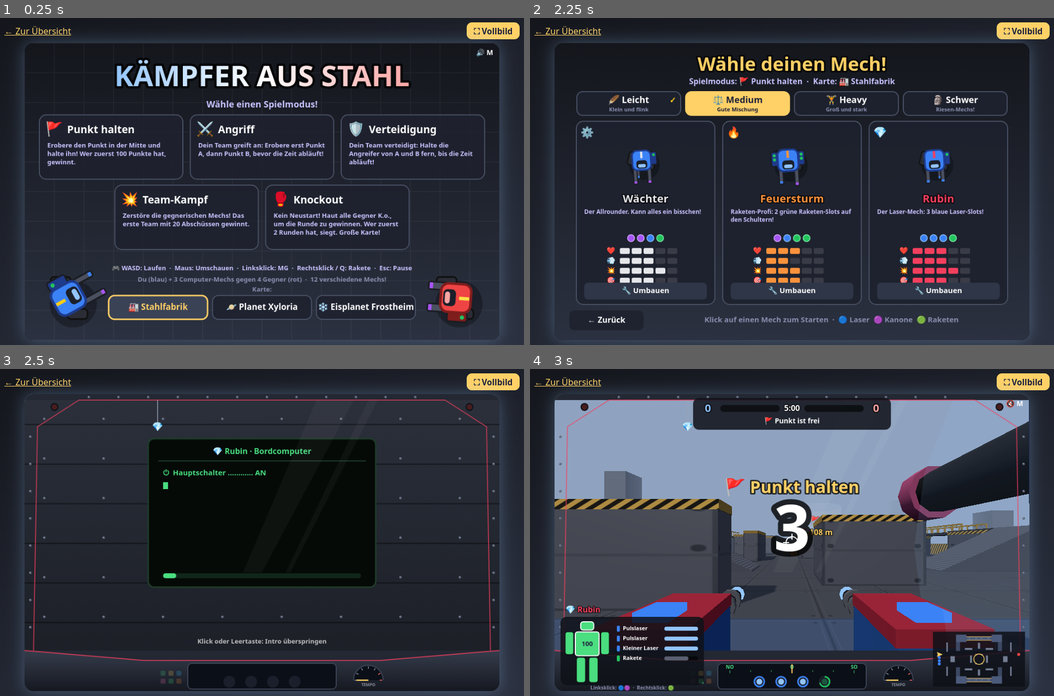
Above: before the commit, frames 1-4 (two rows, left to right).
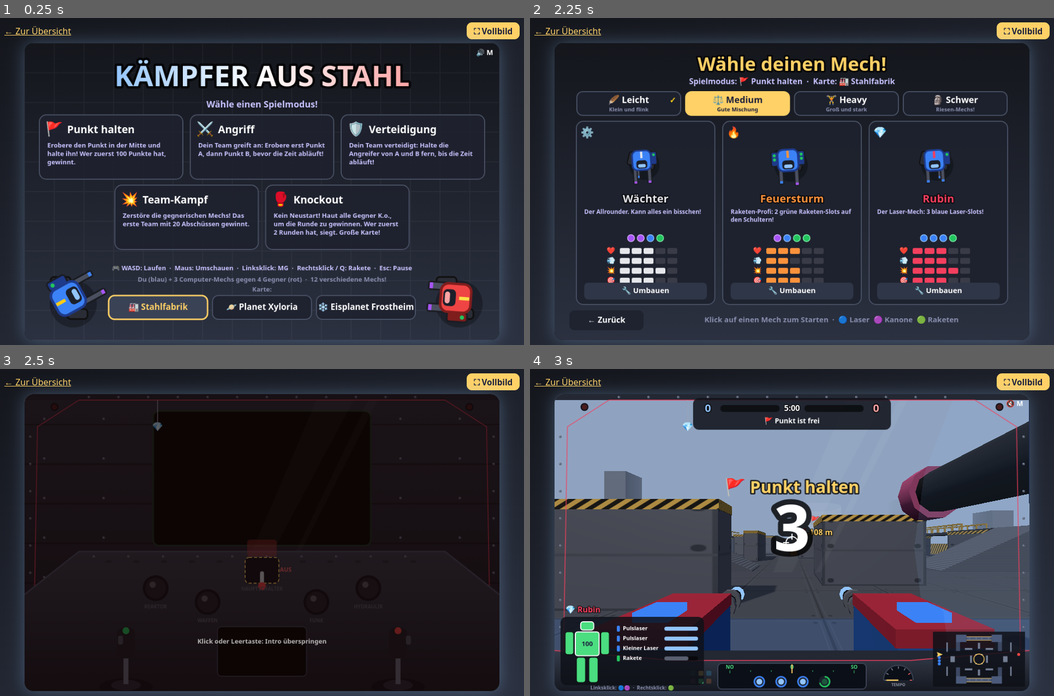
Above: after the commit, the same moments.

Repository: daBONDi/saibot-gamedev
Game: browser game, page spiele/kaempfer/index.html
Two runs of this game, one before a commit and one after it. Both use one fixed random seed, a clock stepped at 60 frames per second and the inputs below.
Inputs (mouse positions are in pixels of both pictures, inside the frame that each line leads up to):
- Up to frame 1 (0.25 s): no input
- Up to frame 2 (2.25 s): click (792, 191) at 0.27 s; click (792, 220) at 1.07 s; tap one key every 0.2 s from 1.17 s: C R A N E Enter; click (697, 161) at 1.67 s; click "⚖️ Medium" at 1.77 s
- Up to frame 3 (2.5 s): press the mouse at (356, 496) at 2.27 s; tap M at 2.37 s; release the mouse at (262, 483) at 2.4 s
- Up to frame 4 (3 s): tap O at 2.57 s; tap I at 2.77 s; click (865, 601) at 2.87 s; tap S at 2.97 s

Frames 1-2 are identical in both runs. In frame 3, 43% of the frame differs, in the area x 4-96%, y 7-99%; in frame 4, nothing differs.

Commit message:
Auto-Save 2026-11-20 19:02

Diff:
--- a/spiele/kaempfer/index.html
+++ b/spiele/kaempfer/index.html
@@ -93,6 +93,6 @@
     addEventListener('unhandledrejection', e => zeigeFehler(String(e.reason && e.reason.stack || e.reason).split('\n').slice(0, 2).join(' ')));
   </script>
   <!-- ?v=... ändern, damit der Browser sicher die neue Version lädt -->
-  <script type="module" src="spiel.js?v=10"></script>
+  <script type="module" src="spiel.js?v=11"></script>
 </body>
 </html>
--- a/spiele/kaempfer/spiel.js
+++ b/spiele/kaempfer/spiel.js
@@ -2734,27 +2734,205 @@
 // ===== 🎬 Das Intro: Mech hochfahren und Abwurf aus dem Raumschiff =====
 // =====================================================================
 // Ablauf (in Sekunden):
-//   0   bis 3.8   Der Pilot fährt den Mech hoch (der Sichtschutz vor dem Fenster ist noch zu)
-//   3.8 bis 4.6   Der Sichtschutz geht auf – du hängst unter einem Raumschiff hoch in der Luft!
-//   4.6 bis 8.6   Das Raumschiff fliegt runter
-//   8.6           RUMMS! Gelandet. Kurz danach gehen die Klammern auf
-//   9.3 bis 12    Das Raumschiff fliegt weg
+//   0   bis 6.6   Der Pilot fährt den Mech hoch: Hauptschalter, Knöpfe drücken, Steuerknüppel testen
+//   6.6 bis 7.4   Der Sichtschutz geht auf – du hängst unter einem Raumschiff hoch in der Luft!
+//   7.4 bis 11.4  Das Raumschiff fliegt runter
+//   11.4          RUMMS! Gelandet. Kurz danach gehen die Klammern auf
+//   12.1 bis 14.8 Das Raumschiff fliegt weg
 // Mit Klick oder Leertaste kann man das Intro überspringen.
-const INTRO = { hochfahren: 3.8, aufgehen: 4.6, landen: 8.6, loslassen: 9.3, ende: 12 };
+const INTRO = { hochfahren: 6.6, aufgehen: 7.4, landen: 11.4, loslassen: 12.1, ende: 14.8 };
 const ABWURF_HOEHE = 650;
 let intro = null;
 
-function bootZeilen(typ) {   // Was der Bordcomputer beim Hochfahren anzeigt
+// ===== Das Steuerpult: Knöpfe, die der Pilot drückt (hand: -1 = linke Hand, 1 = rechte Hand) =====
+const PILOT_KNOEPFE = [
+  { id: 'strom',     name: 'HAUPTSCHALTER', x: 480, y: 356, farbe: '#ef4444', hand: 1,  zeit: 0.7, hebel: true },
+  { id: 'reaktor',   name: 'REAKTOR',       x: 265, y: 392, farbe: '#facc15', hand: -1, zeit: 1.4 },
+  { id: 'hydraulik', name: 'HYDRAULIK',     x: 695, y: 392, farbe: '#38bdf8', hand: 1,  zeit: 2.0 },
+  { id: 'waffen',    name: 'WAFFEN',        x: 370, y: 420, farbe: '#a855f7', hand: -1, zeit: 2.6 },
+  { id: 'funk',      name: 'FUNK',          x: 590, y: 420, farbe: '#4ade80', hand: 1,  zeit: 3.2 },
+];
+// Der Steuerungstest: Wann macht der Pilot was mit den Steuerknüppeln?
+const STEUER_TEST = { greifen: 3.7, beine: [3.9, 4.5], drehen: [4.5, 5.1], abzug: [5.25, 5.45], daumen: 5.75 };
+const strombei = t => t < 0.7 ? 0 : Math.min(1, (t - 0.7) / 2.6);   // Wie viel Strom hat das Cockpit schon?
+
+function bootAblauf(typ) {   // Was der Bordcomputer beim Hochfahren anzeigt (und wann)
   return [
-    '⏻  Hauptschalter ............ AN',
-    '⚡  Reaktor startet .......... OK',
-    '🔧  Hydraulik ................ OK',
-    '🦿  Beine und Arme ........... OK',
-    `🎯  Waffen-Slots ${typ.slots.map(s => SLOT_ARTEN[s.art].punkt).join('')} ..... OK`,
-    '📡  Funk zum Team ............ OK',
-    '🛡️  Panzerung ............... 100%',
-    `✅  ${typ.name.toUpperCase()} IST BEREIT!`,
+    { t: 0.7, text: '⏻  Hauptschalter ......... AN', ton: 'schalter' },
+    { t: 1.4, text: '⚡  Reaktor startet ....... OK', ton: 'knopf' },
+    { t: 2.0, text: '🔧  Hydraulik ............. OK', ton: 'knopf' },
+    { t: 2.6, text: `🎯  Waffen-Slots ${typ.slots.map(s => SLOT_ARTEN[s.art].punkt).join('')} ... OK`, ton: 'knopf' },
+    { t: 3.2, text: '📡  Funk zum Team ......... OK', ton: 'knopf' },
+    { t: 3.7, text: '🕹️  Steuerungstest ...', ton: 'piep' },
+    { t: 4.5, text: '      🦿 Beine ............ ✓', ton: 'piep' },
+    { t: 5.1, text: '      🔄 Drehen ........... ✓', ton: 'piep' },
+    { t: 5.5, text: '      🔫 Abzug ............ ✓', ton: 'piep' },
+    { t: 5.9, text: '      🚀 Raketen .......... ✓', ton: 'piep' },
+    { t: 6.2, text: `✅  ${typ.name.toUpperCase()} IST BEREIT!`, ton: 'bereit' },
   ];
+}
+
+// Wo ist der Steuerknüppel gerade? (seite: -1 = links, 1 = rechts)
+function knueppel(seite, t) {
+  const bx = seite < 0 ? 205 : W - 205;
+  let dx = 0, dy = 0;
+  const [b0, b1] = STEUER_TEST.beine, [d0, d1] = STEUER_TEST.drehen;
+  if (seite < 0 && t > b0 && t < b1) dy = -Math.sin((t - b0) / (b1 - b0) * Math.PI * 2) * 30;   // Links: vor und zurück
+  if (seite > 0 && t > d0 && t < d1) dx = Math.sin((t - d0) / (d1 - d0) * Math.PI * 2) * 30;    // Rechts: links und rechts
+  return { bx, by: 592, gx: bx + dx, gy: 478 + dy, dx, dy };
+}
+// Wo ist die Hand des Piloten gerade, und was macht sie?
+const glatt = k => k * k * (3 - 2 * k);   // Sanft losfahren und sanft ankommen
+function handBei(seite, t) {
+  const ruhe = { x: seite < 0 ? 150 : W - 150, y: H + 40, pose: 'offen' };
+  if (t >= STEUER_TEST.greifen) {   // Hand am Steuerknüppel
+    const k = knueppel(seite, t);
+    let pose = 'greifen';
+    if (seite > 0 && ((t > 5.25 && t < 5.33) || (t > 5.45 && t < 5.53))) pose = 'abzug';
+    if (seite < 0 && t > STEUER_TEST.daumen && t < STEUER_TEST.daumen + 0.25) pose = 'daumen';
+    return { x: k.gx, y: k.gy + 22, pose };
+  }
+  // Wegpunkte: Ruhe -> zum Knopf -> drücken -> zum nächsten Knopf ... -> zum Steuerknüppel
+  const punkte = [{ t: 0, ...ruhe }];
+  const meine = PILOT_KNOEPFE.filter(k => k.hand === seite);
+  punkte.push({ t: meine[0].zeit - 0.55, ...ruhe });
+  for (const k of meine) {
+    punkte.push({ t: k.zeit - 0.12, x: k.x, y: k.y - 6, pose: 'zeigen' });
+    punkte.push({ t: k.zeit, x: k.x, y: k.y + 3, pose: 'zeigen' });
+    punkte.push({ t: k.zeit + 0.15, x: k.x, y: k.y - 8, pose: 'zeigen' });
+  }
+  const k = knueppel(seite, STEUER_TEST.greifen);
+  punkte.push({ t: STEUER_TEST.greifen, x: k.gx, y: k.gy + 22, pose: 'greifen' });
+  for (let i = 0; i < punkte.length - 1; i++) {
+    const a = punkte[i], b = punkte[i + 1];
+    if (t >= a.t && t < b.t) {
+      const f = glatt((t - a.t) / Math.max(0.001, b.t - a.t));
+      return { x: a.x + (b.x - a.x) * f, y: a.y + (b.y - a.y) * f, pose: f > 0.5 ? b.pose : a.pose };
+    }
+  }
+  return punkte[punkte.length - 1];
+}
+
+// Eine Hand mit Handschuh und Ärmel vom Pilotenanzug
+function zeichneHand(x, y, seite, pose) {
+  const schulter = { x: seite < 0 ? 30 : W - 30, y: H + 170 };
+  const zeigt = pose === 'zeigen' || pose === 'offen';
+  const hand = { x: x + seite * 6, y: y + (zeigt ? 40 : 4) };   // Mitte der Handfläche
+  // Ärmel (orange Pilotenanzug mit Streifen)
+  ctx.lineCap = 'round';
+  ctx.strokeStyle = '#9a3412'; ctx.lineWidth = 58;
+  ctx.beginPath(); ctx.moveTo(schulter.x, schulter.y); ctx.lineTo(hand.x + seite * 8, hand.y + 30); ctx.stroke();
+  ctx.strokeStyle = '#ea580c'; ctx.lineWidth = 48;
+  ctx.beginPath(); ctx.moveTo(schulter.x, schulter.y); ctx.lineTo(hand.x + seite * 8, hand.y + 30); ctx.stroke();
+  ctx.strokeStyle = '#fde68a'; ctx.lineWidth = 6;
+  ctx.beginPath(); ctx.moveTo(schulter.x - seite * 10, schulter.y); ctx.lineTo(hand.x + seite * 2, hand.y + 32); ctx.stroke();
+  ctx.lineCap = 'butt';
+  // Bündchen am Handgelenk
+  ctx.fillStyle = '#d1d5db'; ctx.beginPath(); ctx.ellipse(hand.x + seite * 6, hand.y + 24, 25, 11, 0, 0, Math.PI * 2); ctx.fill();
+  // Handschuh
+  const handschuh = '#2a2c33', licht = '#4b505d';
+  ctx.fillStyle = handschuh; ctx.strokeStyle = '#111318'; ctx.lineWidth = 2;
+  if (pose === 'zeigen') {
+    ctx.beginPath(); ctx.ellipse(hand.x, hand.y, 21, 19, 0, 0, Math.PI * 2); ctx.fill(); ctx.stroke();
+    rr(x - 6, y, 12, hand.y - y, 6); ctx.fill(); ctx.stroke();                    // Zeigefinger
+    for (let i = 0; i < 3; i++) { kreis(hand.x + seite * (4 + i * 8), hand.y - 14, 6.5); ctx.fill(); ctx.stroke(); }   // eingerollte Finger
+    ctx.beginPath(); ctx.ellipse(hand.x - seite * 20, hand.y + 2, 8, 13, seite * 0.5, 0, Math.PI * 2); ctx.fill(); ctx.stroke();   // Daumen
+    ctx.fillStyle = licht; kreis(x, y + 4, 3); ctx.fill();
+  } else if (pose === 'offen') {
+    ctx.beginPath(); ctx.ellipse(hand.x, hand.y, 22, 19, 0, 0, Math.PI * 2); ctx.fill(); ctx.stroke();
+    for (let i = 0; i < 4; i++) { rr(hand.x - 17 + i * 10, hand.y - 38, 9, 28, 4.5); ctx.fill(); ctx.stroke(); }
+    ctx.beginPath(); ctx.ellipse(hand.x - seite * 22, hand.y, 8, 13, seite * 0.6, 0, Math.PI * 2); ctx.fill(); ctx.stroke();
+  } else {   // Faust am Steuerknüppel: greifen, abzug (Zeigefinger zieht), daumen (Daumen drückt oben)
+    ctx.beginPath(); ctx.ellipse(x, y, 25, 21, 0, 0, Math.PI * 2); ctx.fill(); ctx.stroke();
+    for (let i = 0; i < 4; i++) { kreis(x - 15 + i * 10, y - 15, 6.5); ctx.fill(); ctx.stroke(); }   // Knöchel
+    ctx.fillStyle = licht;
+    for (let i = 0; i < 4; i++) { kreis(x - 16 + i * 10, y - 17, 2); ctx.fill(); }
+    // Daumen oben auf dem Knüppel
+    ctx.fillStyle = handschuh;
+    const daumenY = pose === 'daumen' ? y - 30 : y - 24;
+    ctx.beginPath(); ctx.ellipse(x - seite * 8, daumenY, 8, 11, -seite * 0.5, 0, Math.PI * 2); ctx.fill(); ctx.stroke();
+    if (pose === 'abzug') {   // Zeigefinger zieht den Abzug: Blitz!
+      ctx.fillStyle = '#ffd166'; ctx.globalAlpha = 0.8; kreis(x + seite * 30, y + 4, 9); ctx.fill(); ctx.globalAlpha = 1;
+    }
+  }
+}
+
+// Das Steuerpult mit den Knöpfen, den Steuerknüppeln und den Händen des Piloten
+function zeichneSteuerpult(t, typ) {
+  const strom = strombei(t);
+  // Pult
+  const g = ctx.createLinearGradient(0, 315, 0, H);
+  g.addColorStop(0, '#3a404e'); g.addColorStop(1, '#1a1d24');
+  ctx.fillStyle = g;
+  ctx.beginPath();
+  ctx.moveTo(0, H + 400); ctx.lineTo(0, 405); ctx.lineTo(110, 318); ctx.lineTo(W - 110, 318); ctx.lineTo(W, 405); ctx.lineTo(W, H + 400);
+  ctx.closePath(); ctx.fill();
+  ctx.strokeStyle = strom > 0 ? typ.akzent : '#4a5266'; ctx.lineWidth = 3;
+  ctx.beginPath(); ctx.moveTo(0, 405); ctx.lineTo(110, 318); ctx.lineTo(W - 110, 318); ctx.lineTo(W, 405); ctx.stroke();
+  for (let x = 140; x < W - 130; x += 70) niete(x, 328);
+  // Kleine Lämpchen oben am Pult gehen nacheinander an
+  for (let i = 0; i < 12; i++) {
+    const x = 170 + i * 56, an = strom > i / 12;
+    ctx.fillStyle = an ? ['#4ade80', '#ffd166', '#38bdf8'][i % 3] : '#2a2f3a';
+    rr(x - 6, 336, 12, 5, 2); ctx.fill();
+  }
+  // Die Knöpfe
+  for (const k of PILOT_KNOEPFE) {
+    const an = t >= k.zeit, gedrueckt = t >= k.zeit && t < k.zeit + 0.15;
+    if (k.hebel) {   // Hauptschalter: Kippschalter unter einer roten Schutzklappe
+      ctx.fillStyle = '#111318'; rr(k.x - 34, k.y - 26, 68, 52, 8); ctx.fill();
+      ctx.strokeStyle = '#ffd166'; ctx.lineWidth = 2; ctx.setLineDash([6, 4]); ctx.stroke(); ctx.setLineDash([]);
+      const hoch = an ? 1 : t > k.zeit - 0.1 ? 0.5 : 0;
+      ctx.strokeStyle = '#d1d5db'; ctx.lineWidth = 8; ctx.lineCap = 'round';
+      ctx.beginPath(); ctx.moveTo(k.x, k.y + 6); ctx.lineTo(k.x, k.y + 6 - 26 * (hoch * 2 - 1)); ctx.stroke(); ctx.lineCap = 'butt';
+      ctx.fillStyle = k.farbe; kreis(k.x, k.y + 6 - 26 * (hoch * 2 - 1), 8); ctx.fill();
+      // Die Schutzklappe ist aufgeklappt (rot, durchsichtig)
+      ctx.fillStyle = 'rgba(239,68,68,0.35)'; rr(k.x - 30, k.y - 62, 60, 34, 6); ctx.fill();
+      text(an ? 'AN' : 'AUS', k.x + 48, k.y, 12, an ? '#4ade80' : '#ff6b6b', 'center', false);
+    } else {
+      const r = gedrueckt ? 18 : 21;
+      if (an) { ctx.fillStyle = k.farbe; ctx.globalAlpha = 0.3; kreis(k.x, k.y, 34); ctx.fill(); ctx.globalAlpha = 1; }   // Leuchten
+      ctx.fillStyle = '#111318'; kreis(k.x, k.y, 26); ctx.fill();
+      ctx.fillStyle = an ? k.farbe : strom > 0 ? '#3a3f4c' : '#22252d'; kreis(k.x, k.y, r); ctx.fill();
+      ctx.fillStyle = 'rgba(255,255,255,0.25)'; kreis(k.x - 6, k.y - 7, r * 0.3); ctx.fill();
+    }
+    text(k.name, k.x, k.y + 38, 10, strom > 0 ? '#c9c3ff' : '#5a6070', 'center', false);
+  }
+  // Kleiner Test-Bildschirm in der Mitte: Der Punkt zeigt, wohin die Steuerknüppel drücken
+  const sx = W / 2, sy = 520;
+  ctx.fillStyle = '#050a07'; rr(sx - 90, sy - 50, 180, 100, 8); ctx.fill();
+  ctx.strokeStyle = '#3d4558'; ctx.lineWidth = 2; ctx.stroke();
+  if (strom > 0.6) {
+    ctx.strokeStyle = '#1f3d2a'; ctx.lineWidth = 1;
+    ctx.beginPath(); ctx.moveTo(sx - 80, sy); ctx.lineTo(sx + 80, sy); ctx.moveTo(sx, sy - 42); ctx.lineTo(sx, sy + 42); ctx.stroke();
+    const l = knueppel(-1, t), r = knueppel(1, t);
+    ctx.fillStyle = '#4ade80'; kreis(sx + r.dx * 2, sy + l.dy * 1.2, 6); ctx.fill();
+    text(t > STEUER_TEST.greifen ? 'STEUERUNGSTEST' : 'BEREIT FÜR TEST', sx, sy - 38, 9, '#4ade80', 'center', false);
+    if (t > STEUER_TEST.abzug[0] && t < STEUER_TEST.abzug[1] + 0.1) text('🔫 PENG!', sx, sy + 34, 11, '#ffd166', 'center', false);
+    if (t > STEUER_TEST.daumen && t < STEUER_TEST.daumen + 0.35) text('🚀 WUSCH!', sx, sy + 34, 11, '#4ade80', 'center', false);
+  }
+  // Die zwei Steuerknüppel
+  for (const seite of [-1, 1]) {
+    const k = knueppel(seite, t);
+    ctx.fillStyle = '#111318'; ctx.beginPath(); ctx.ellipse(k.bx, k.by, 54, 18, 0, 0, Math.PI * 2); ctx.fill();
+    ctx.fillStyle = '#2a2d36'; ctx.beginPath(); ctx.ellipse(k.bx, k.by - 4, 30, 11, 0, 0, Math.PI * 2); ctx.fill();   // Gummi-Manschette
+    ctx.strokeStyle = '#6b7280'; ctx.lineWidth = 10;
+    ctx.beginPath(); ctx.moveTo(k.bx, k.by - 6); ctx.lineTo(k.gx, k.gy + 40); ctx.stroke();
+    ctx.fillStyle = '#1f2229'; rr(k.gx - 18, k.gy - 6, 36, 62, 12); ctx.fill();          // Griff
+    ctx.fillStyle = seite < 0 ? SLOT_ARTEN.rakete.farbe : '#ef4444'; kreis(k.gx, k.gy, 7); ctx.fill();   // Knopf oben
+    ctx.fillStyle = '#4b505d'; rr(k.gx + seite * 16, k.gy + 10, 10, 18, 4); ctx.fill();   // Abzug
+  }
+  // Die Hände des Piloten
+  for (const seite of [-1, 1]) {
+    const h = handBei(seite, t);
+    zeichneHand(h.x, h.y, seite, h.pose);
+  }
+  // Am Anfang ist es dunkel (nur ein rotes Notlicht)
+  const dunkel = t < 0.7 ? 0.6 : Math.max(0, 0.6 - (t - 0.7) * 1.5);
+  if (dunkel > 0) {
+    ctx.fillStyle = `rgba(0,0,0,${dunkel})`; ctx.fillRect(0, 0, W, H);
+    ctx.fillStyle = `rgba(255,40,40,${dunkel * 0.15 * (1 + Math.sin(zeit * 4))})`; ctx.fillRect(0, 0, W, H);
+  }
 }
 
 // Das Raumschiff (vorne ist +x, wie beim Mech). Unten hängen zwei Klammern, die den Mech festhalten.
@@ -2812,7 +2990,7 @@
 }
 
 function introStarten() {
-  intro = { t: 0, zeile: -1, schiffe: [], gelandet: false, losgelassen: false, rumpel: 0, zeilen: bootZeilen(spieler.typ) };
+  intro = { t: 0, zeile: -1, schiffe: [], gelandet: false, losgelassen: false, rumpel: 0, zeilen: bootAblauf(spieler.typ) };
   for (const m of mechs) {
     const s = baueLandeschiff(m);
     szene.add(s.gruppe);
@@ -2851,15 +3029,22 @@
   const t0 = intro.t;
   intro.t += dt;
   const t = intro.t;
-  // Hochfahren: eine Zeile nach der anderen
-  const zeile = Math.min(intro.zeilen.length - 1, Math.floor(t / (INTRO.hochfahren - 0.3) * intro.zeilen.length));
-  if (zeile !== intro.zeile && t < INTRO.hochfahren) {
-    intro.zeile = zeile;
-    if (zeile === 0) ton(80, 0, 1.2, 'sawtooth', 0.06, 500);   // Wuuuuummm – der Reaktor läuft an
-    else if (zeile === intro.zeilen.length - 1) { ton(660, 0, 0.12, 'square', 0.07); ton(990, 0.13, 0.25, 'square', 0.07); }
-    else ton(880 + zeile * 60, 0, 0.06, 'square', 0.05);
-  }
-  if (t0 < INTRO.hochfahren && t >= INTRO.hochfahren) { rauschen(0, 0.8, 0.08, 1200); ton(200, 0, 0.8, 'sawtooth', 0.04, 90); }   // Sichtschutz fährt hoch
+  // Hochfahren: Was passiert gerade? (Knöpfe, Steuerknüppel, Bordcomputer)
+  const passiert = z => t0 < z && t >= z;
+  intro.zeile = intro.zeilen.filter(e => e.t <= t).length - 1;
+  for (const e of intro.zeilen) if (passiert(e.t)) {
+    if (e.ton === 'schalter') { ton(90, 0, 0.08, 'square', 0.15); ton(60, 0.05, 1.6, 'sawtooth', 0.05, 320); }   // Klack ... Wuuuuumm
+    else if (e.ton === 'knopf') ton(1300, 0, 0.05, 'square', 0.06);
+    else if (e.ton === 'bereit') { ton(660, 0, 0.12, 'square', 0.07); ton(990, 0.13, 0.25, 'square', 0.07); }
+    else ton(880, 0, 0.06, 'square', 0.04);
+  }
+  for (const k of PILOT_KNOEPFE) if (passiert(k.zeit - 0.02)) ton(180, 0, 0.04, 'square', 0.08);   // Klick!
+  if (passiert(STEUER_TEST.greifen)) ton(140, 0, 0.06, 'square', 0.05);
+  if (passiert(STEUER_TEST.beine[0])) { ton(240, 0, 0.6, 'sawtooth', 0.03, 420); wackeln = 2; }   // Servomotoren surren
+  if (passiert(STEUER_TEST.drehen[0])) { ton(300, 0, 0.6, 'sawtooth', 0.03, 520); wackeln = 2; }
+  if (passiert(STEUER_TEST.abzug[0]) || passiert(STEUER_TEST.abzug[1])) sound.mg(0.5);
+  if (passiert(STEUER_TEST.daumen)) ton(700, 0, 0.08, 'square', 0.06);
+  if (passiert(INTRO.hochfahren)) { rauschen(0, 0.8, 0.08, 1200); ton(200, 0, 0.8, 'sawtooth', 0.04, 90); }   // Sichtschutz fährt hoch
   // Triebwerke brummen
   intro.rumpel -= dt;
   if (intro.rumpel <= 0 && t > INTRO.hochfahren && t < INTRO.ende - 0.5) {
@@ -2927,24 +3112,34 @@
     }
     ctx.restore();
     // Der Bildschirm des Bordcomputers
-    const bx = W / 2 - 230, by = y0 + 90, bw = 460, bh = 300;
+    const bx = W / 2 - 220, by = y0 + 34, bw = 440, bh = 272;
     ctx.fillStyle = '#050a07'; rr(bx, by, bw, bh, 12); ctx.fill();
-    ctx.strokeStyle = '#1f3d2a'; ctx.lineWidth = 3; ctx.stroke();
-    text(`${typ.emoji} ${typ.name} · Bordcomputer`, W / 2, by + 26, 16, '#4ade80', 'center', false);
-    ctx.fillStyle = '#1f3d2a'; ctx.fillRect(bx + 20, by + 44, bw - 40, 2);
-    for (let i = 0; i <= Math.max(-1, intro.zeile); i++) {
-      const fertig = i === intro.zeilen.length - 1;
-      text(intro.zeilen[i], bx + 30, by + 70 + i * 26, 15, fertig ? '#ffd166' : '#4ade80', 'left', false);
-    }
-    if (Math.sin(t * 12) > 0 && intro.zeile < intro.zeilen.length - 1) {   // Blinkender Cursor
-      ctx.fillStyle = '#4ade80'; ctx.fillRect(bx + 30, by + 62 + (intro.zeile + 1) * 26, 10, 14);
-    }
-    const fortschritt = begrenzt(t / (INTRO.hochfahren - 0.3), 0, 1);
-    balken(bx + 30, by + bh - 28, bw - 60, 10, fortschritt, '#4ade80', '#10261a');
+    if (t < 0.7) { ctx.strokeStyle = '#1f3d2a'; ctx.lineWidth = 3; ctx.stroke(); }   // Ohne Strom bleibt der Bildschirm dunkel
+    else {
+      ctx.strokeStyle = '#1f3d2a'; ctx.lineWidth = 3; ctx.stroke();
+      text(`${typ.emoji} ${typ.name} · Bordcomputer`, W / 2, by + 26, 16, '#4ade80', 'center', false);
+      ctx.fillStyle = '#1f3d2a'; ctx.fillRect(bx + 20, by + 44, bw - 40, 2);
+      for (let i = 0; i <= Math.max(-1, intro.zeile); i++) {
+        const fertig = i === intro.zeilen.length - 1;
+        text(intro.zeilen[i].text, bx + 30, by + 56 + i * 18, 13, fertig ? '#ffd166' : '#4ade80', 'left', false);
+      }
+      if (Math.sin(t * 12) > 0 && intro.zeile < intro.zeilen.length - 1 && t > 0.7) {   // Blinkender Cursor
+        ctx.fillStyle = '#4ade80'; ctx.fillRect(bx + 30, by + 50 + (intro.zeile + 1) * 18, 9, 12);
+      }
+      const fortschritt = begrenzt(t / (INTRO.hochfahren - 0.3), 0, 1);
+      balken(bx + 30, by + bh - 20, bw - 60, 8, fortschritt, '#4ade80', '#10261a');
+    }
     if (t > INTRO.hochfahren) text('⚠️ SICHTSCHUTZ ÖFFNET', W / 2, y0 + H - 50, 18, '#ffd166');
   }
   // Das Cockpit drumherum (die Lämpchen gehen nach und nach an)
-  zeichneCockpit(begrenzt(t / (INTRO.hochfahren - 0.3), 0, 1));
+  zeichneCockpit(strombei(t));
+  // Das Steuerpult mit den Händen des Piloten (rutscht nach unten weg, wenn der Sichtschutz aufgeht)
+  if (offen < 1) {
+    ctx.save();
+    ctx.translate(0, offen * offen * 380);
+    zeichneSteuerpult(t, typ);
+    ctx.restore();
+  }
   // Texte während des Abwurfs
   if (t > INTRO.aufgehen) {
     let info;
